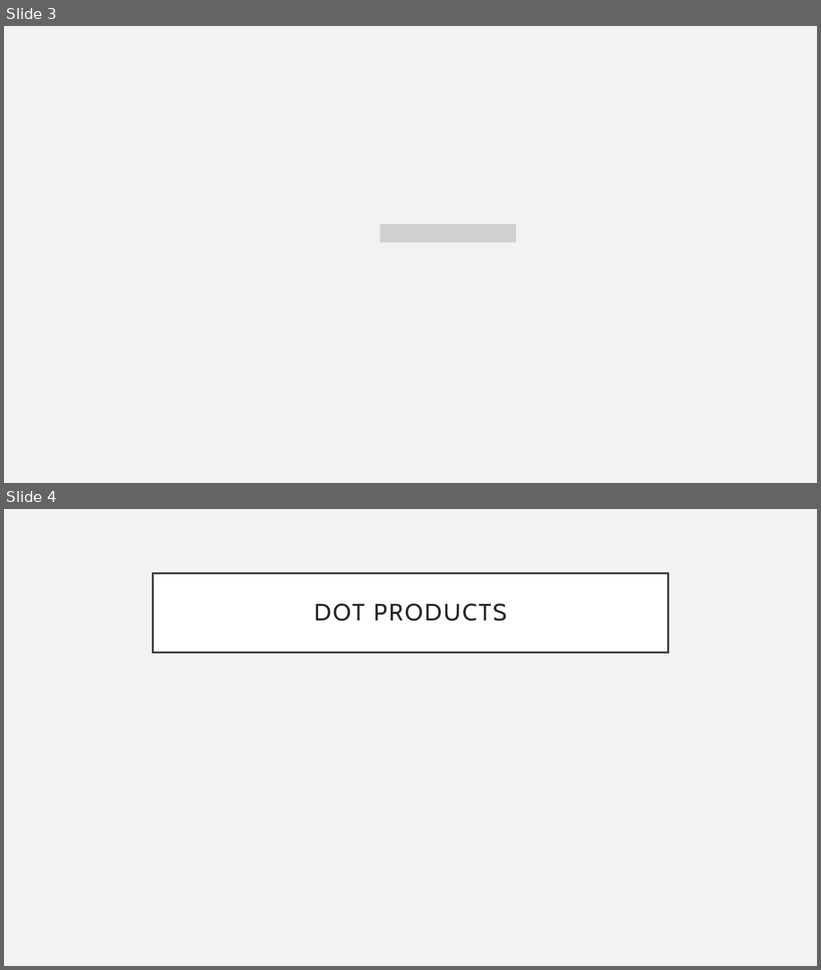
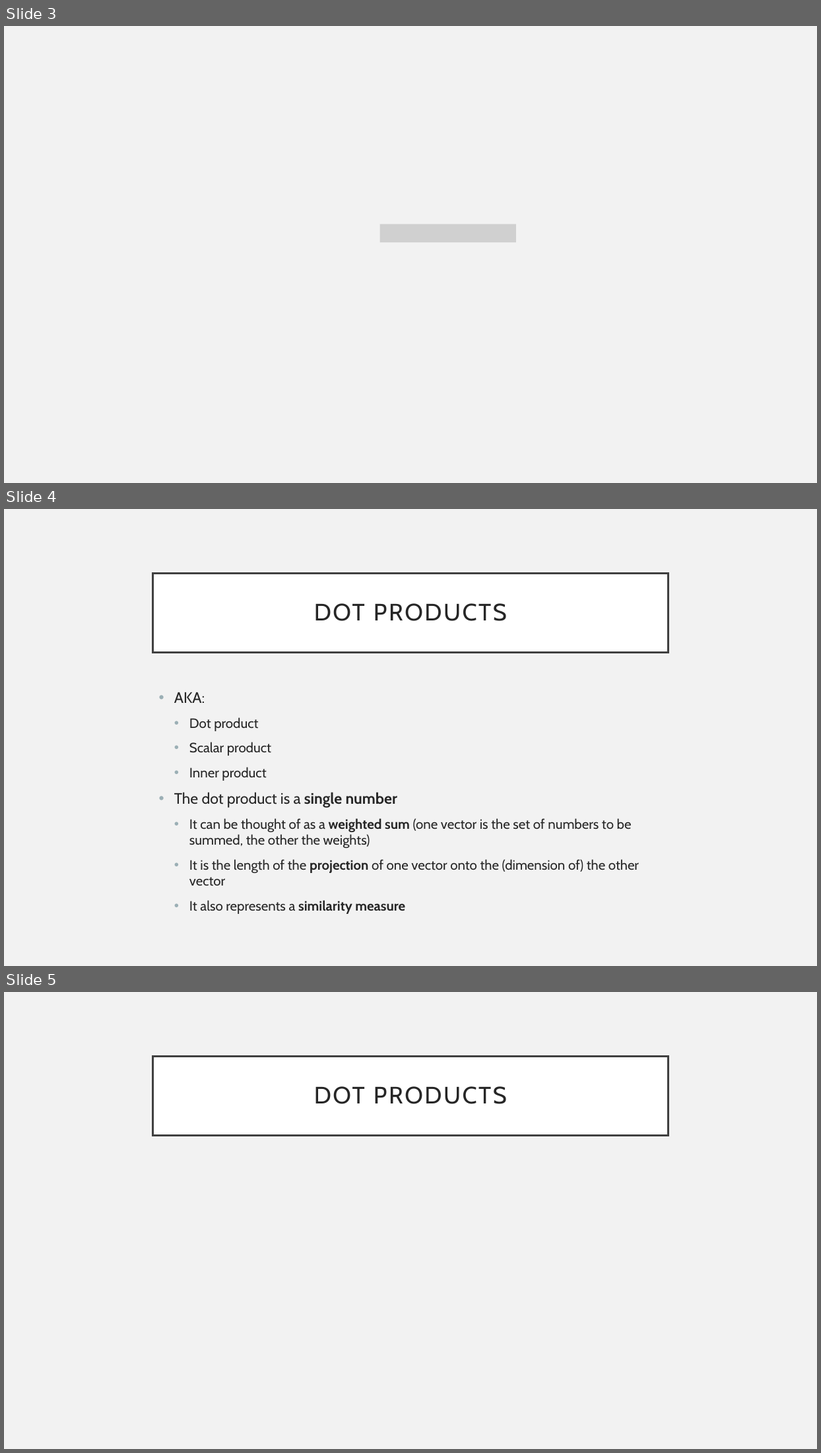
Before and after one commit to mdtdev/Signal-Processing-Demos, a slide deck: chap_10_11.pptx. Shown one above the other, each under a label of ours: slides 3 and 4 before the commit, slides 3, 4 and 5 after it. The pictures are 821x970 and 821x1453 pixels, drawn with LibreOffice and Linux fonts; fonts in the diff are those of the drawing; grey boxes stand for pictures. Boxes give left, top, right and bottom in pixels: in the first picture for what was removed or moved away, otherwise in the second. Text is boxed around its words. In the diff, an @@ line names an element or a change of style, - is before the commit and + after.

```diff
--- a/chap_10_11.pptx
+++ b/chap_10_11.pptx
@@ slide 4 added at [4, 509, 817, 966], background #F2F2F2 @@
@@ title added at [153, 573, 668, 652], fill #FFFFFF, outline #404040 2.5 pt, 28 pt, text #262626 @@
+DOT PRODUCTS
@@ text added at [174, 692, 639, 914], 16 pt, text #262626 @@
+• AKA:
+  • Dot product
+  • Scalar product
+  • Inner product
+• The dot product is a single number
+  • It can be thought of as a weighted sum (one vector is the set of numbers to be summed, the other the weights)
+  • It is the length of the projection of one vector onto the (dimension of) the other vector
+  • It also represents a similarity measure
@@ what was slide 4 is now slide 5 @@
```
Also in this commit, not shown: 9 other slides added.
